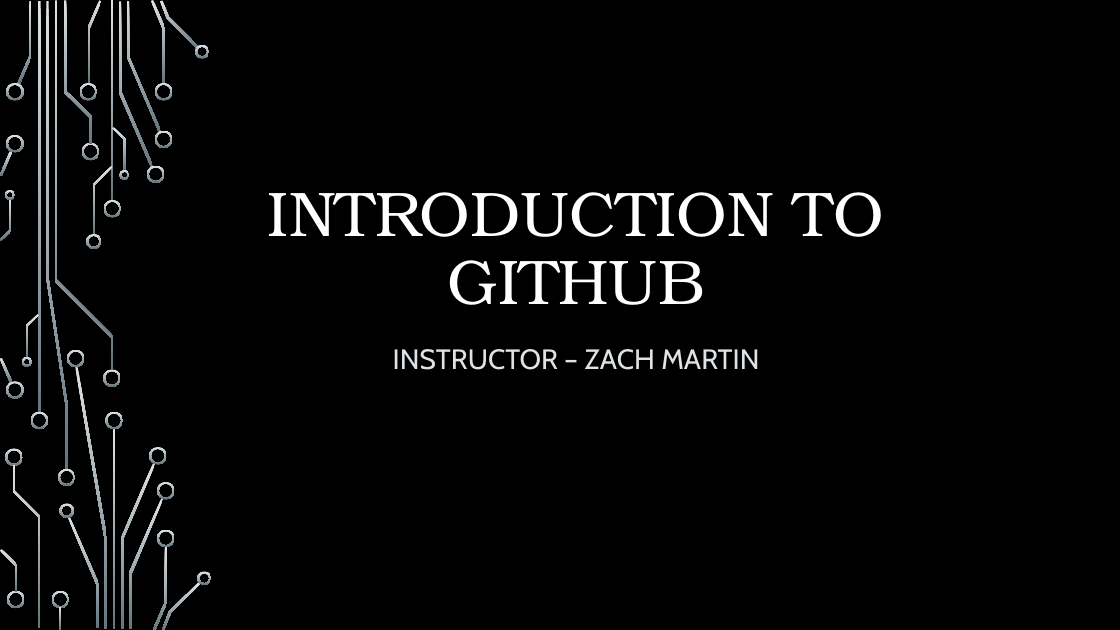
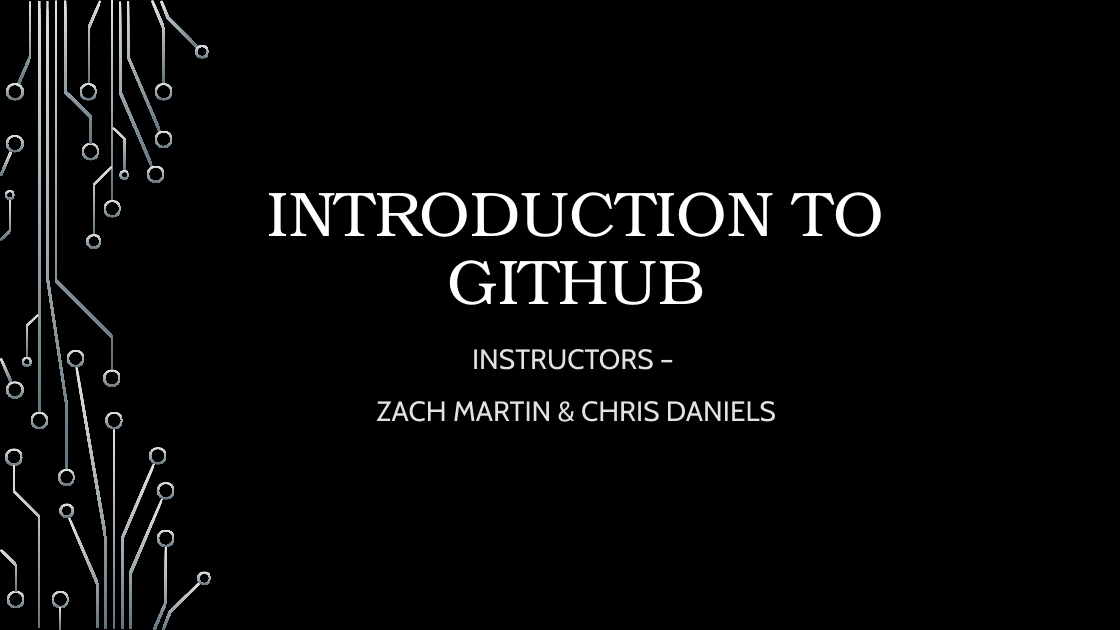
Before and after one commit to onideus/github-101-website, a slide deck: slide 1 of resources/Introduction to github.pptx. Drawn at 1120x630 pixels with LibreOffice and Linux fonts; fonts in the diff are those of the drawing; background and template pictures are left out. Boxes give left, top, right and bottom in pixels: in the first picture for what was removed or moved away, otherwise in the second. Text is boxed around its words. In the diff, an @@ line names an element or a change of style, - is before the commit and + after.

```diff
--- a/resources/Introduction to github.pptx
+++ b/resources/Introduction to github.pptx
@@ subtitle at (376,349,776,422): text changed @@
-INSTRUCTOR – ZACH MARTIN
+INSTRUCTORS –
+ZACH MARTIN & CHRIS DANIELS
```
Also in this commit, not shown: 6 other slides changed, 5 other files.
